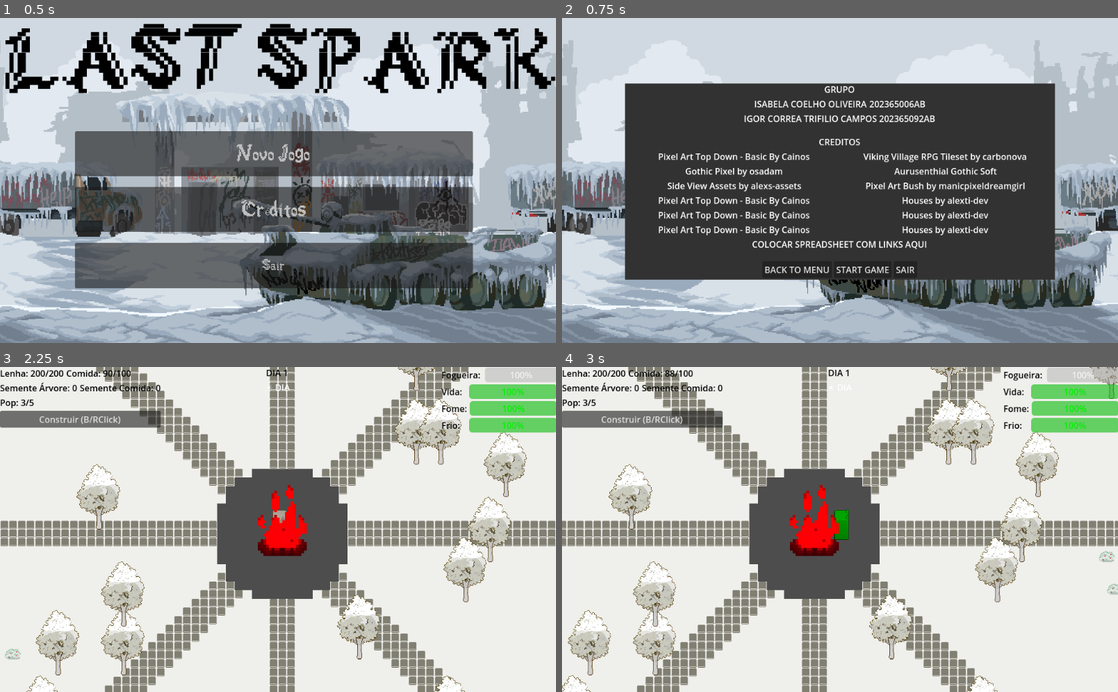
Above: before the commit, frames 1-4 (two rows, left to right).
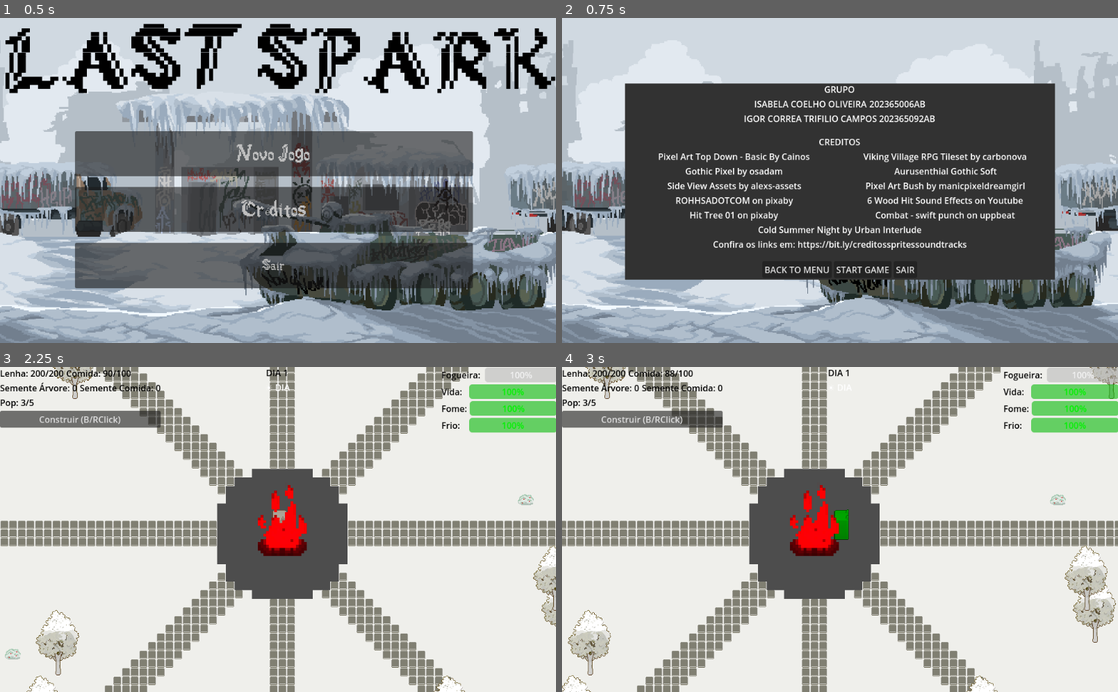
Above: after the commit, the same moments.

Repository: Isabeautiful/last-spark
Game: Godot game, scene res://Scenes/UI/main_menu.tscn
Same seed, same stepped clock (60 frames per second), same inputs: the game is played once before the commit and once after it.
Inputs (mouse positions are in pixels of both pictures, inside the frame that each line leads up to):
- Up to frame 1 (0.5 s): no input
- Up to frame 2 (0.75 s): click "Créditos" at 0.5 s
- Up to frame 3 (2.25 s): click "START GAME" at 1.25 s; click "Entendi" at 2 s
- Up to frame 4 (3 s): tap Enter at 2.75 s; move the mouse to (962, 513) at 2.77 s; hold D (Right) from 2.78 s (still down); hold Q (eat) from 2.78 s (still down); click (962, 513) at 2.92 s

Frame 1 is identical in both runs. In frame 2, 2.7% of the frame differs, in the area x 17-83%, y 55-72%; in frame 3, 6.4%; in frame 4, 7.2%, in the area x 4-100%, y 0-95%.

Commit message:
altera bug na hitbox

Diff:
--- a/Scenes/Buildings/building.tscn
+++ b/Scenes/Buildings/building.tscn
@@ -3,6 +3,7 @@
 [ext_resource type="Script" uid="uid://wbsv3bpae7cu" path="res://Scripts/building.gd" id="1_3x4vu"]
 
 [sub_resource type="RectangleShape2D" id="RectangleShape2D_ocwl4"]
+size = Vector2(103, 98.5)
 
 [node name="Building" type="Area2D"]
 collision_layer = 16
--- a/Scenes/Buildings/hut.tscn
+++ b/Scenes/Buildings/hut.tscn
@@ -11,4 +11,5 @@
 texture = ExtResource("2_y8yow")
 
 [node name="Collision" parent="." index="1"]
+position = Vector2(6, 40)
 debug_color = Color(0, 0, 0, 0.41960785)
--- a/Scenes/Buildings/kitchen.tscn
+++ b/Scenes/Buildings/kitchen.tscn
@@ -11,4 +11,5 @@
 texture = ExtResource("2_56gr8")
 
 [node name="Collision" parent="." index="1"]
+position = Vector2(4, 4.5)
 debug_color = Color(0.37839383, 0.0016416437, 0.64964116, 0.41960785)
--- a/Scenes/Buildings/storage.tscn
+++ b/Scenes/Buildings/storage.tscn
@@ -11,4 +11,5 @@
 texture = ExtResource("2_47213")
 
 [node name="Collision" parent="." index="1"]
+position = Vector2(6.5, 0)
 debug_color = Color(0.67058825, 1, 0, 0.41960785)
--- a/Scenes/Buildings/tower.tscn
+++ b/Scenes/Buildings/tower.tscn
@@ -11,4 +11,5 @@
 texture = ExtResource("2_wnsun")
 
 [node name="Collision" parent="." index="1"]
+position = Vector2(4.5, 2.5)
 debug_color = Color(1, 0.27450982, 0, 0.41960785)
--- a/Scenes/UI/credits.tscn
+++ b/Scenes/UI/credits.tscn
@@ -93,22 +93,6 @@
 text = "CREDITOS"
 horizontal_alignment = 1
 
-[node name="Asset1" type="HBoxContainer" parent="VBoxContainer/AssetsContainer"]
-visible = false
-layout_mode = 2
-
-[node name="Link" type="Label" parent="VBoxContainer/AssetsContainer/Asset1"]
-layout_mode = 2
-size_flags_horizontal = 3
-text = "https://cainos.itch.io/pixel-art-top-down-basic"
-horizontal_alignment = 1
-
-[node name="Link2" type="Label" parent="VBoxContainer/AssetsContainer/Asset1"]
-layout_mode = 2
-size_flags_horizontal = 3
-text = "https://alexti-dev.itch.io/houses"
-horizontal_alignment = 1
-
 [node name="Asset2" type="HBoxContainer" parent="VBoxContainer/AssetsContainer"]
 layout_mode = 2
 
@@ -162,14 +146,14 @@
 [node name="Titulo" type="Label" parent="VBoxContainer/AssetsContainer/Asset5"]
 layout_mode = 2
 size_flags_horizontal = 3
-text = "Pixel Art Top Down - Basic By Cainos"
+text = "ROHHSADOTCOM on pixaby"
 horizontal_alignment = 1
 vertical_alignment = 1
 
 [node name="Titulo2" type="Label" parent="VBoxContainer/AssetsContainer/Asset5"]
 layout_mode = 2
 size_flags_horizontal = 3
-text = "Houses by alexti-dev"
+text = "6 Wood Hit Sound Effects on Youtube"
 horizontal_alignment = 1
 vertical_alignment = 1
 
@@ -179,14 +163,14 @@
 [node name="Titulo" type="Label" parent="VBoxContainer/AssetsContainer/Asset6"]
 layout_mode = 2
 size_flags_horizontal = 3
-text = "Pixel Art Top Down - Basic By Cainos"
+text = "Hit Tree 01 on pixaby"
 horizontal_alignment = 1
 vertical_alignment = 1
 
 [node name="Titulo2" type="Label" parent="VBoxContainer/AssetsContainer/Asset6"]
 layout_mode = 2
 size_flags_horizontal = 3
-text = "Houses by alexti-dev"
+text = "Combat - swift punch on uppbeat"
 horizontal_alignment = 1
 vertical_alignment = 1
 
@@ -196,20 +180,13 @@
 [node name="Titulo" type="Label" parent="VBoxContainer/AssetsContainer/Asset7"]
 layout_mode = 2
 size_flags_horizontal = 3
-text = "Pixel Art Top Down - Basic By Cainos"
-horizontal_alignment = 1
-vertical_alignment = 1
-
-[node name="Titulo2" type="Label" parent="VBoxContainer/AssetsContainer/Asset7"]
-layout_mode = 2
-size_flags_horizontal = 3
-text = "Houses by alexti-dev"
+text = "Cold Summer Night by Urban Interlude"
 horizontal_alignment = 1
 vertical_alignment = 1
 
 [node name="Label" type="Label" parent="VBoxContainer/AssetsContainer"]
 layout_mode = 2
-text = "COLOCAR SPREADSHEET COM LINKS AQUI"
+text = "Confira os links em: https://bit.ly/creditosspritessoundtracks"
 horizontal_alignment = 1
 
 [node name="BotoesContainer" type="HBoxContainer" parent="VBoxContainer"]
--- a/Scenes/player.tscn
+++ b/Scenes/player.tscn
@@ -7,7 +7,7 @@
 size = Vector2(31, 53)
 
 [sub_resource type="RectangleShape2D" id="RectangleShape2D_6t5aa"]
-size = Vector2(58, 35)
+size = Vector2(48, 103)
 
 [node name="Player" type="CharacterBody2D"]
 collision_mask = 82
@@ -28,7 +28,7 @@
 collision_mask = 46
 
 [node name="CollisionShape2D" type="CollisionShape2D" parent="ActionArea"]
-position = Vector2(50, 1.5)
+position = Vector2(49, -6.5)
 shape = SubResource("RectangleShape2D_6t5aa")
 debug_color = Color(0.9590114, 0, 0.5266545, 0.41960785)
 
--- a/Scripts/MapManager.gd
+++ b/Scripts/MapManager.gd
@@ -154,7 +154,7 @@
 	var target_count = int(base_tree_count * tree_density)
 
 	for i in range(target_count):
-		var pos = find_valid_position(15, 25, false)
+		var pos = find_valid_position(30, 25, false)
 		if pos != Vector2.ZERO:
 			var tree = PoolManager.get_object("tree", pos)
 			if tree:
